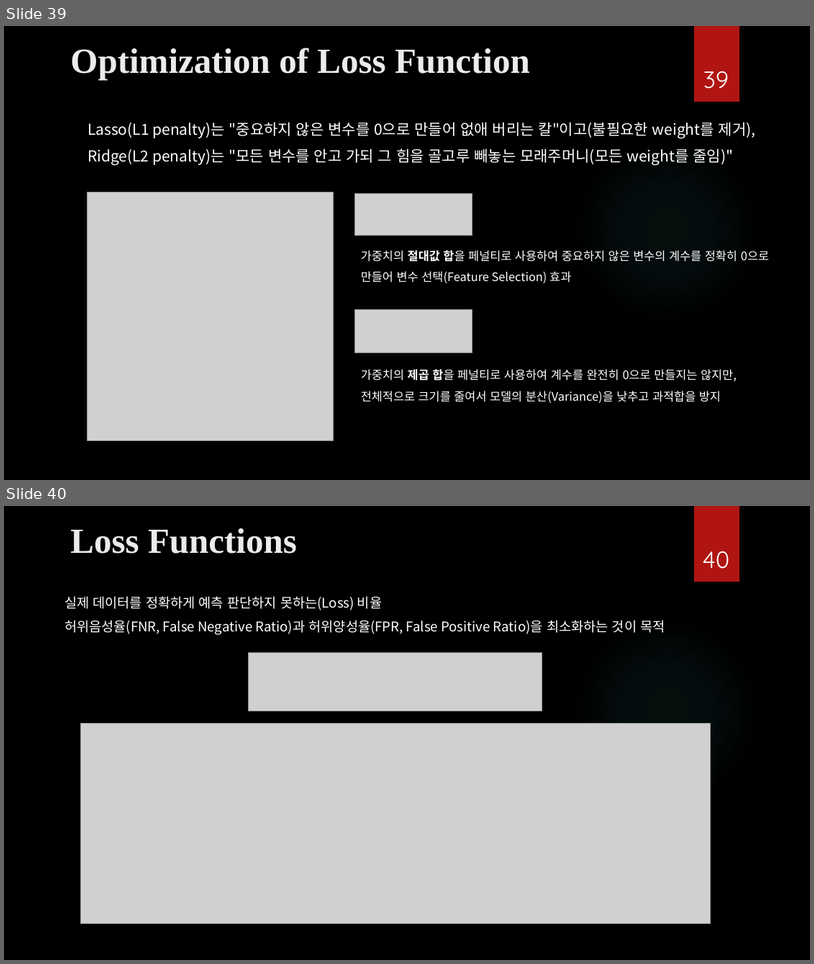
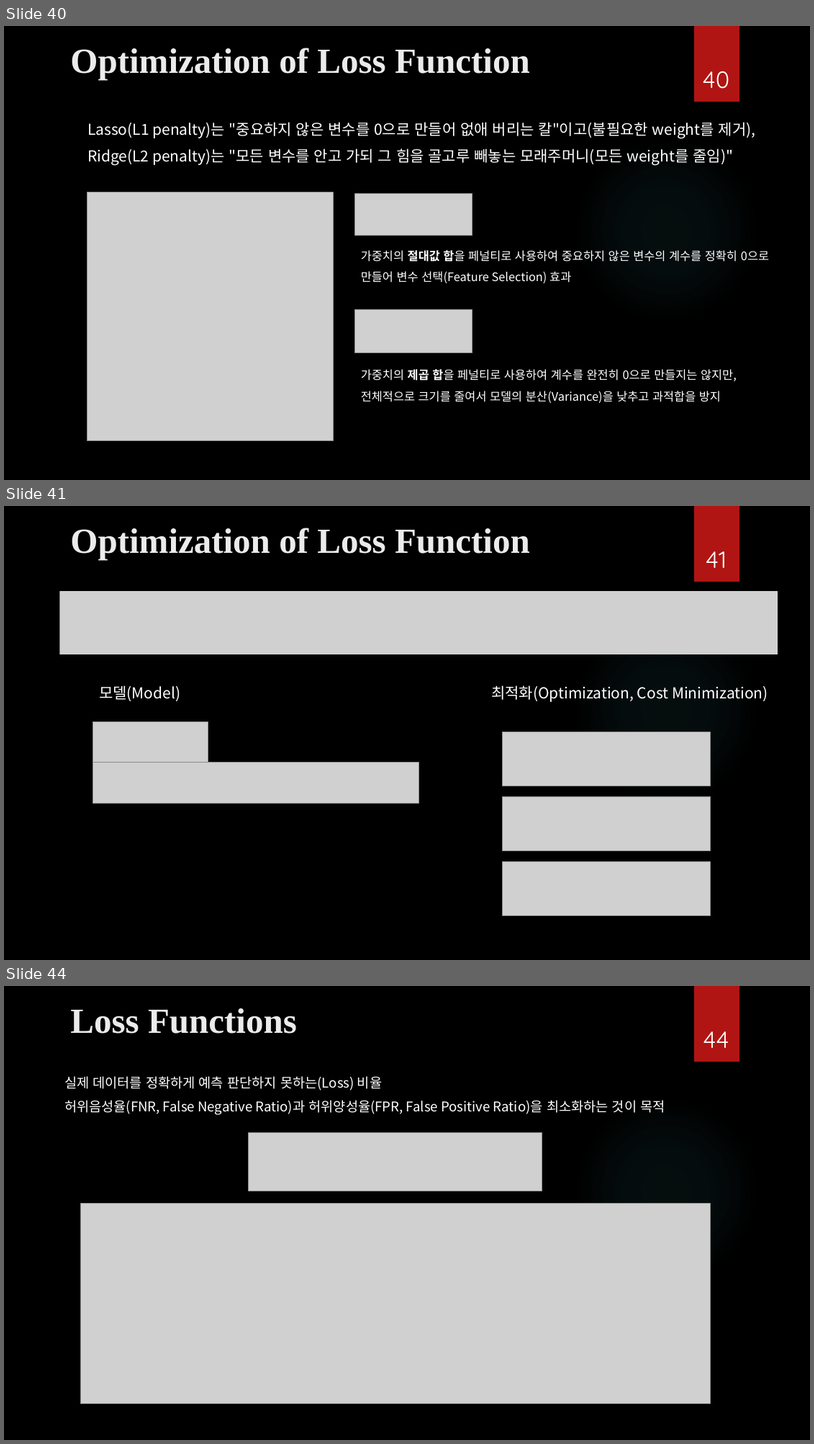
Before and after one commit to ancestor9/mathematics-for-machine-learning, a slide deck: Calculus/Modeling_Simulation_1.pptx. Shown one above the other, each under a label of ours: slides 39 and 40 before the commit, slides 40, 41 and 44 after it; the slides between them are not shown. The pictures are 814x964 and 814x1444 pixels, drawn with LibreOffice and Linux fonts; fonts in the diff are those of the drawing; grey boxes stand for pictures; background and template pictures are left out. Boxes give left, top, right and bottom in pixels: in the first picture for what was removed or moved away, otherwise in the second. Text is boxed around its words. In the diff, an @@ line names an element or a change of style, - is before the commit and + after.

```diff
--- a/Calculus/Modeling_Simulation_1.pptx
+++ b/Calculus/Modeling_Simulation_1.pptx
@@ slide 41 added at [4,506,810,960], background picture (left out); not listed: 2 template elements that a slide beside it also shows @@
@@ title added at [70,528,530,560], 42 pt, text #EBEBEB, bold @@
+Optimization of Loss Function
@@ page number added at [706,551,727,568], 28 pt, text #FFFFFF @@
+41
@@ picture added at [59,591,778,655] @@
@@ text added at [99,685,180,701], 18 pt, text #FFFFFF @@
+모델(Model)
@@ text added at [491,685,769,702], 18 pt, text #FFFFFF @@
+최적화(Optimization, Cost Minimization)
@@ picture added at [93,722,208,762] @@
@@ picture added at [502,732,710,786] @@
@@ picture added at [93,762,419,803] @@
@@ picture added at [502,796,710,851] @@
@@ picture added at [502,862,710,916] @@
@@ what was slide 39 is now slide 40 @@
@@ page number at [703,71,730,89]: text changed @@
-39
+40
@@ what was slide 40 is now slide 44 @@
@@ page number at [703,1031,729,1048]: text changed @@
-40
+44
```
Also in this commit, not shown: 2 slides changed, 3 other slides added.
